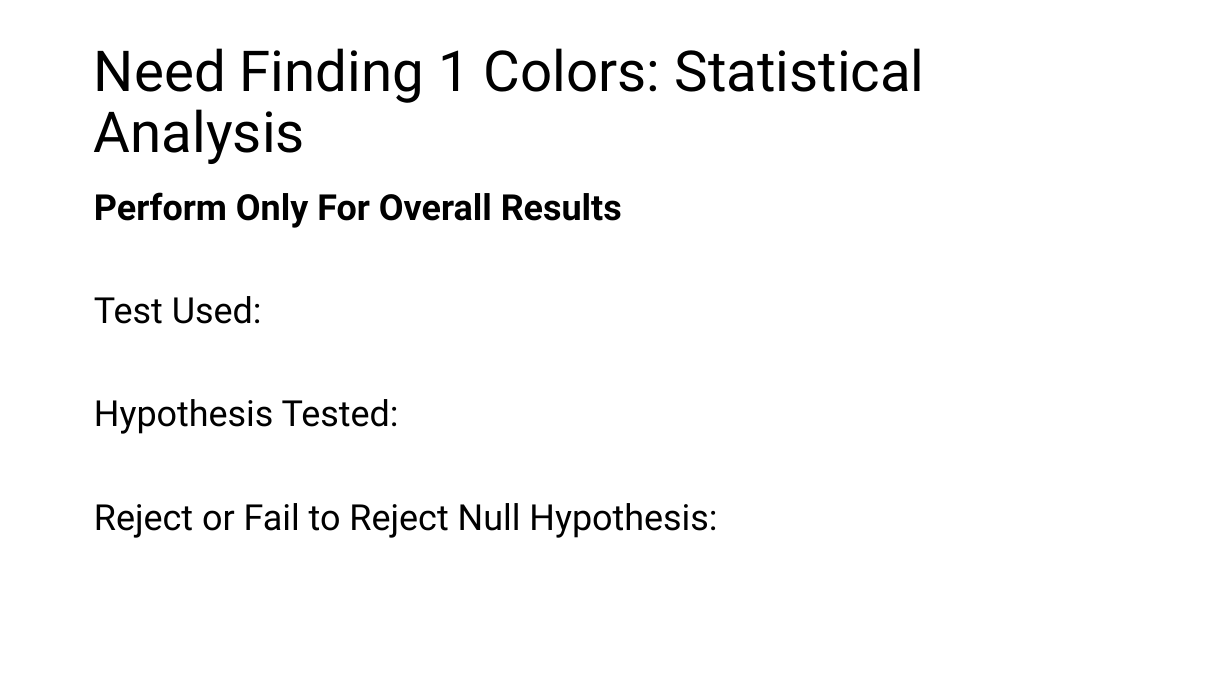
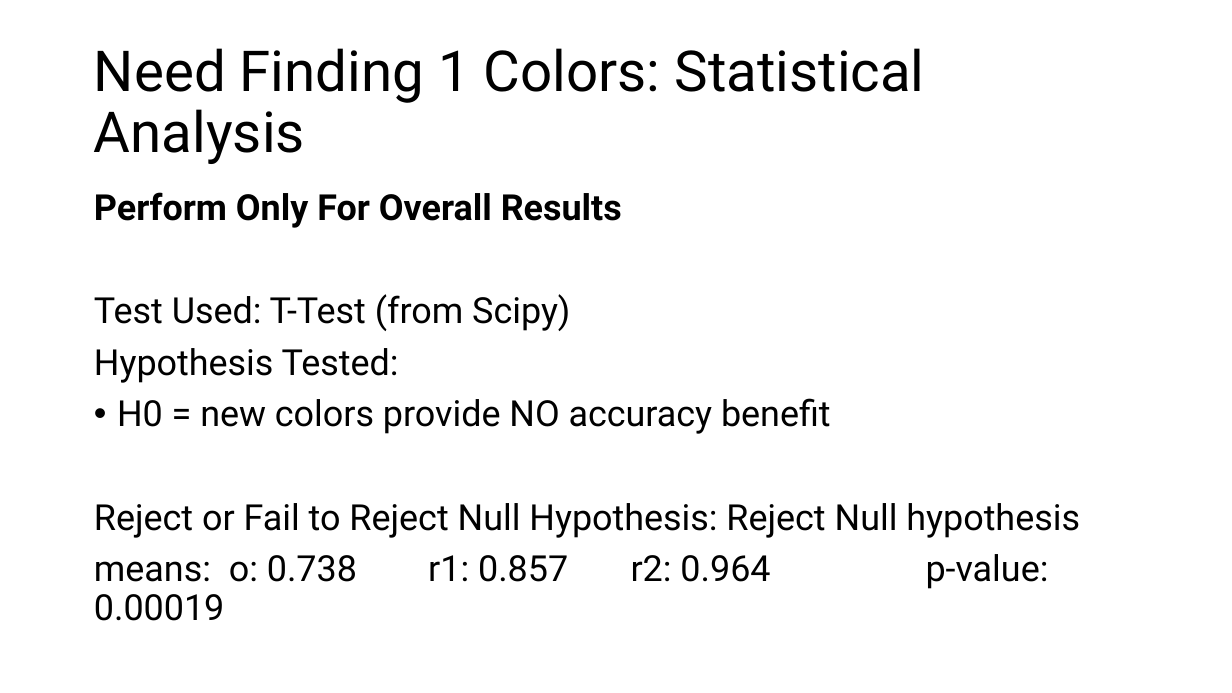
Before and after one commit to TonePoems/CS6900_Project_3, a slide deck: slide 8 of Project3_Presentation_Anthony_and_Melisha.pptx. Drawn at 1232x693 pixels with LibreOffice and Linux fonts; fonts in the diff are those of the drawing. Boxes give left, top, right and bottom in pixels: in the first picture for what was removed or moved away, otherwise in the second. Text is boxed around its words. In the diff, an @@ line names an element or a change of style, - is before the commit and + after.

```diff
--- a/Project3_Presentation_Anthony_and_Melisha.pptx
+++ b/Project3_Presentation_Anthony_and_Melisha.pptx
@@ text at box(94, 294, 570, 331): text changed @@
-Test Used:
+Test Used: T-Test (from Scipy)
@@ text at box(94, 398, 1080, 621): text changed @@
-Reject or Fail to Reject Null Hypothesis:
+• H0 = new colors provide NO accuracy benefit
+Reject or Fail to Reject Null Hypothesis: Reject Null hypothesis
+means: o: 0.738 r1: 0.857 r2: 0.964 p-value: 0.00019
```
Also in this commit, not shown: 1 other slide changed.
